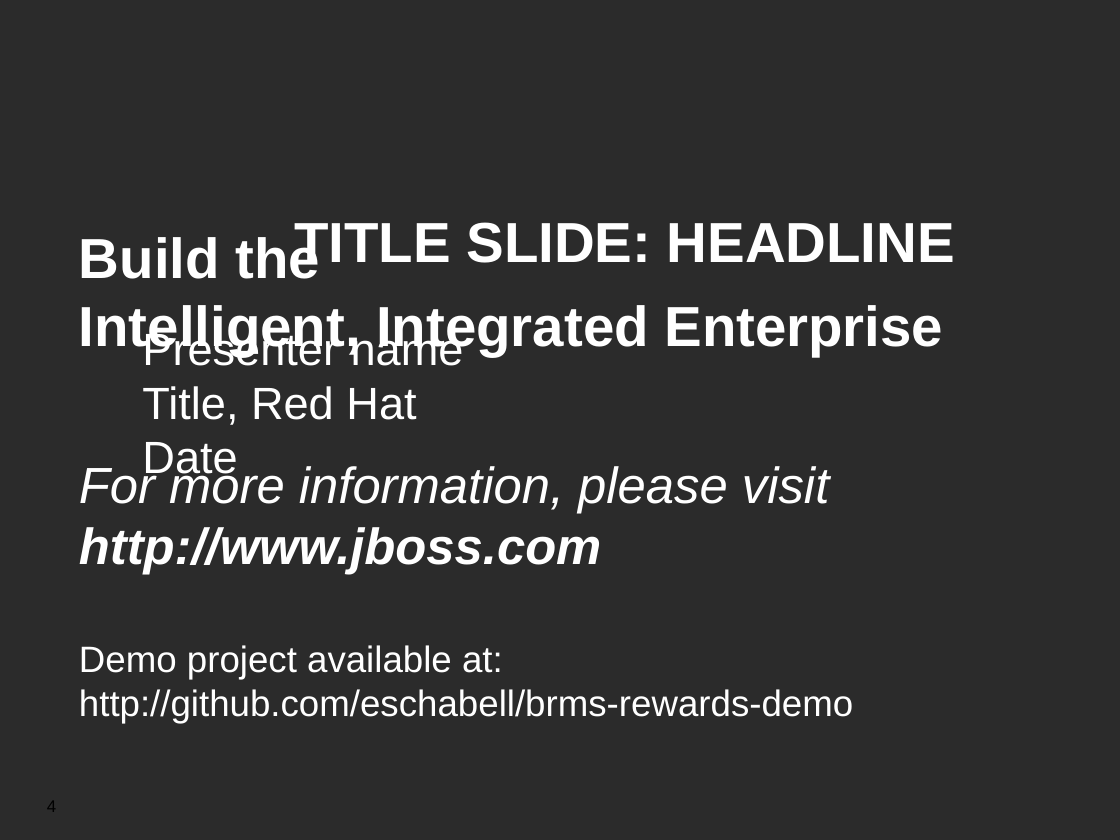
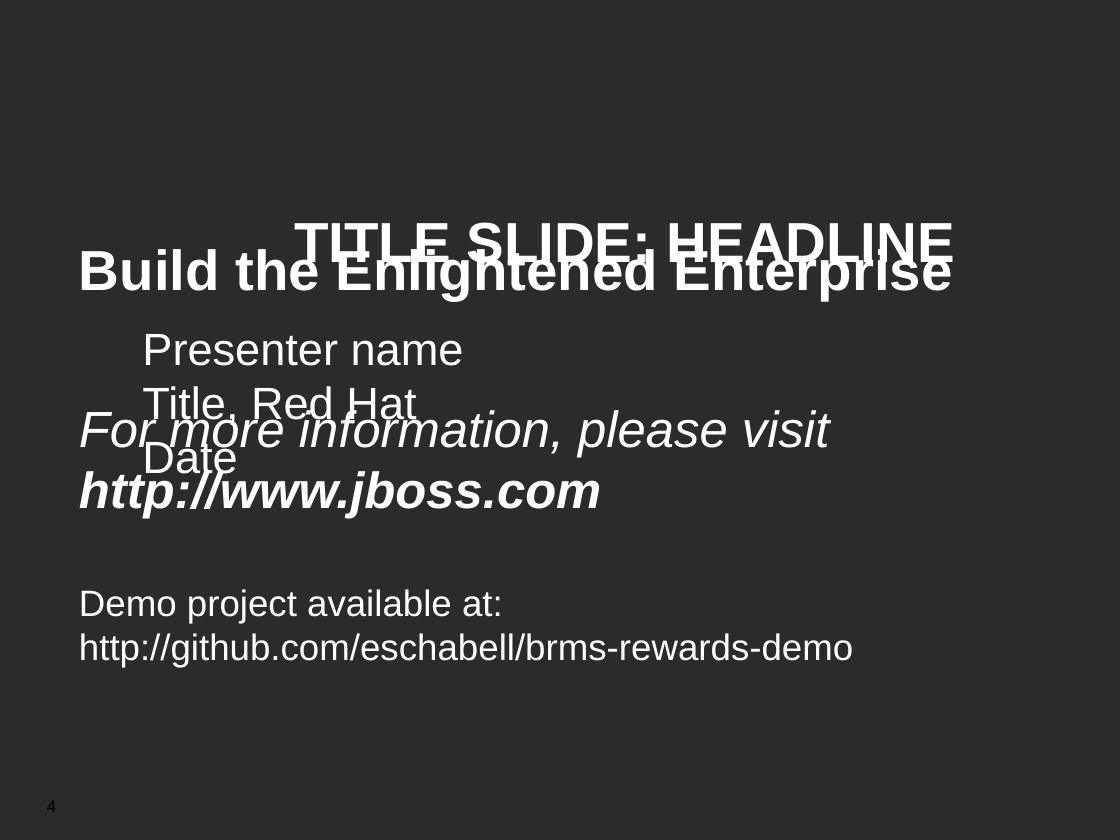
Before and after one commit to jbossdemocentral/brms-rewards-demo, a slide deck: slide 4 of Demo Overview.odp. Drawn at 1120x840 pixels with LibreOffice and Linux fonts; fonts in the diff are those of the drawing; background and template pictures are left out; a plain dark background stands for a picture behind light text. Boxes give left, top, right and bottom in pixels: in the first picture for what was removed or moved away, otherwise in the second. Text is boxed around its words. In the diff, an @@ line names an element or a change of style, - is before the commit and + after.

```diff
--- a/Demo Overview.odp
+++ b/Demo Overview.odp
@@ text "Build the Enlightened Enterprise": place and size @@
-text "Build the Enlightened Enterprise" at (79, 234, 943, 723)
+text "Build the Enlightened Enterprise" at (79, 246, 953, 667)
@@ text at (79, 246, 953, 301): text changed @@
-Build the
-Intelligent, Integrated Enterprise
+Build the Enlightened Enterprise
```
Also in this commit, not shown: 1 other slide changed, 1 other file.
